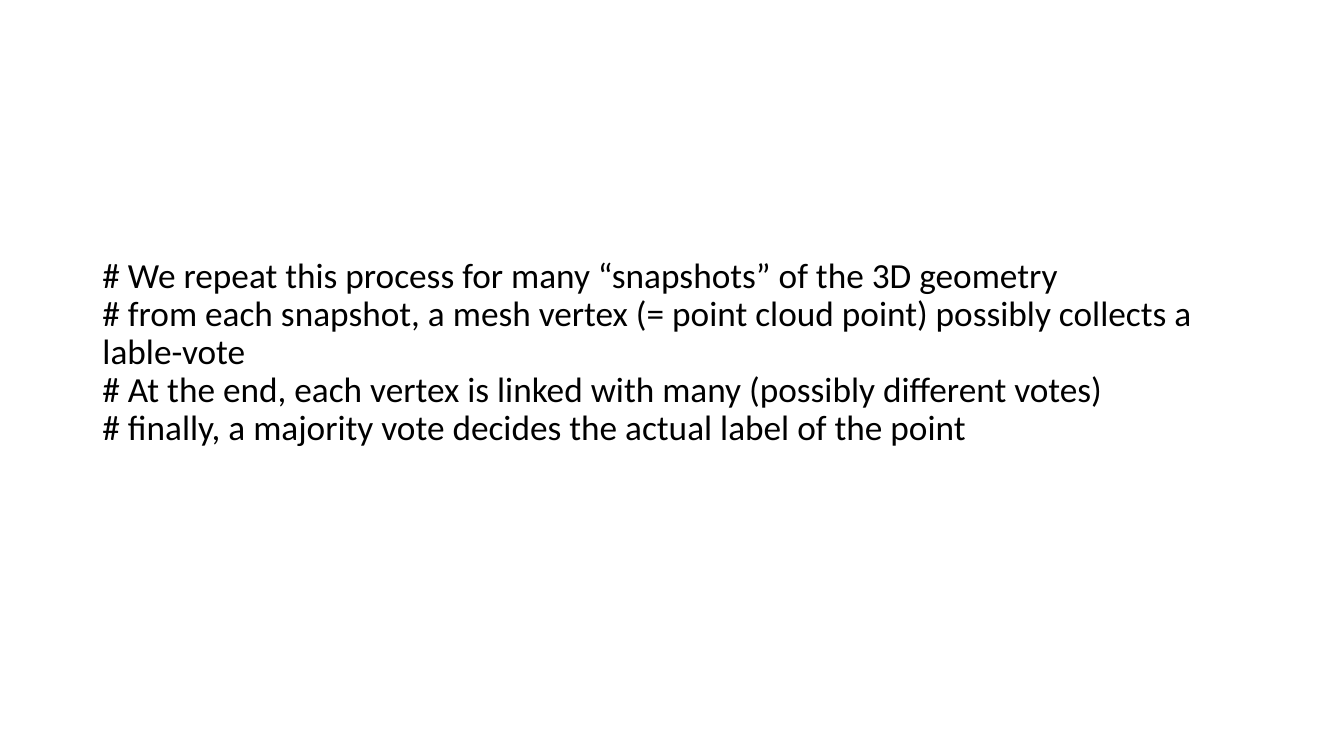
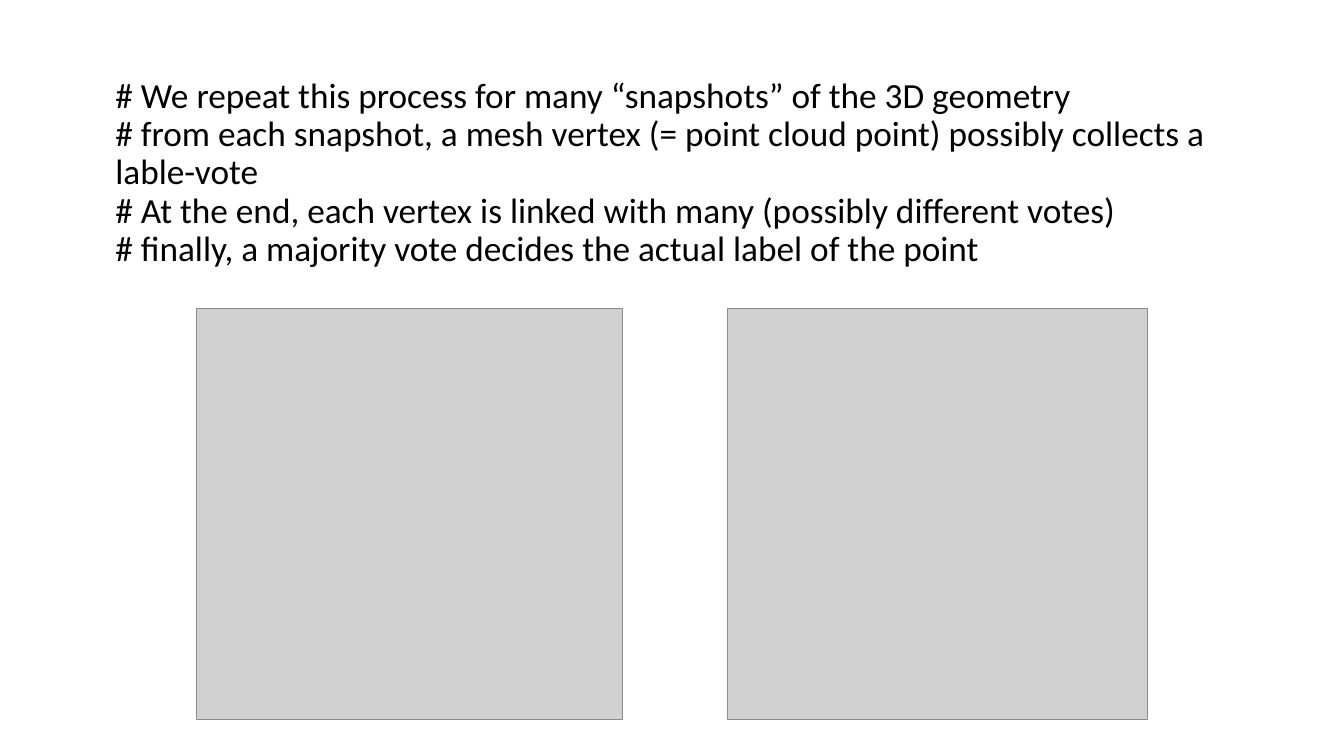
Before and after one commit to andreasellinger/mulstiview_segmentation, a slide deck: slide 9 of Documents/demo1.pptx. Drawn at 1344x756 pixels with LibreOffice and Linux fonts; fonts in the diff are those of the drawing; grey boxes stand for pictures. Boxes give left, top, right and bottom in pixels: in the first picture for what was removed or moved away, otherwise in the second. Text is boxed around its words. In the diff, an @@ line names an element or a change of style, - is before the commit and + after.

```diff
--- a/Documents/demo1.pptx
+++ b/Documents/demo1.pptx
@@ title "# We repeat this process ..." moved from (x1=102, y1=262, x2=1191, y2=446) to (x1=115, y1=82, x2=1204, y2=267) @@
@@ picture added at (x1=197, y1=309, x2=623, y2=719) @@
@@ picture added at (x1=728, y1=309, x2=1148, y2=719) @@
```
Also in this commit, not shown: 1 other slide changed.
